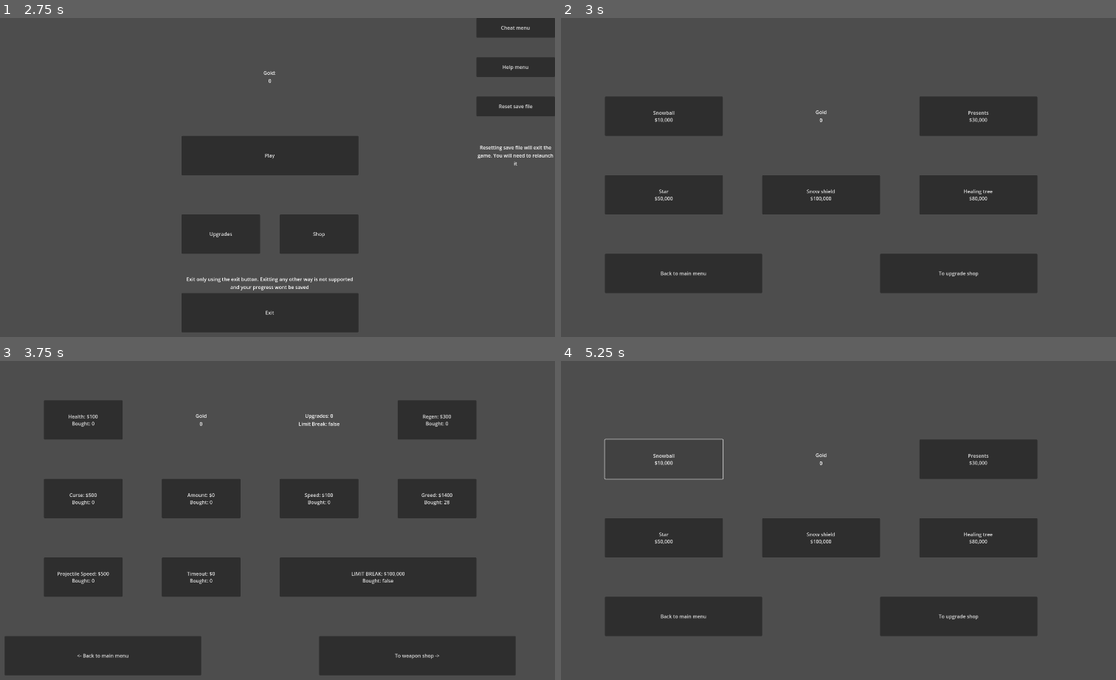
Above: before the commit, frames 1-4 (two rows, left to right).
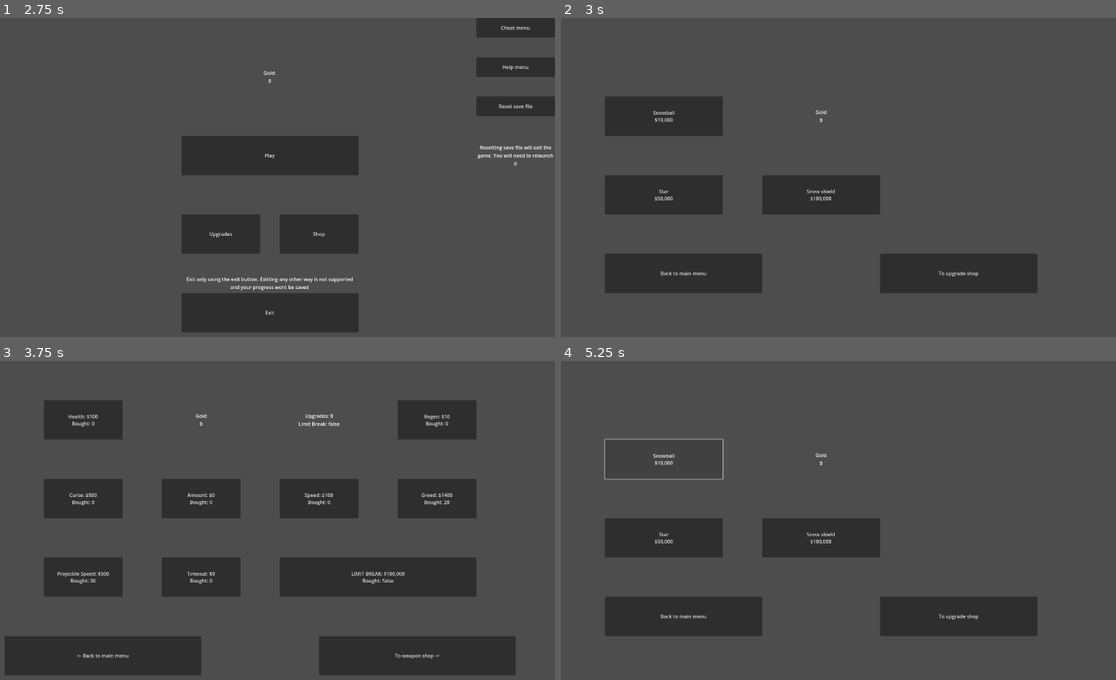
Above: after the commit, the same moments.

Repository: Mohit-Pala/Santa-Survivors
Game: Godot game, scene res://Game/Scenes/Ui/Load Game.tscn
Two runs of this game, one before a commit and one after it. Both use one fixed random seed, a clock stepped at 60 frames per second and the inputs below.
Inputs:
- Up to frame 1 (2.75 s): hold D (Right) 0.53-1.28 s; hold S (Down) 1.28-2.03 s; hold D (Right) from 2.03 s (still down)
- Up to frame 2 (3 s): release D (Right) at 2.75 s; click "Shop" at 2.75 s
- Up to frame 3 (3.75 s): click "To upgrade shop" at 3.5 s
- Up to frame 4 (5.25 s): click "To weapon shop ->" at 4.25 s; click "Snowball $10,000" at 5 s

Frame 1 is identical in both runs. In frame 2, 5.1% of the frame differs, in the area x 64-86%, y 24-62%; in frame 3, less than 0.1%; in frame 4, 5.1%.
Error in both runs: Invalid call. Nonexistent function 'changeLimitBreak' in base 'Node (upgrades.gd)'. (res://Game/Scripts/Ui/Load)

Commit message:
Add files via upload

Diff:
--- a/Game/Scenes/Main/Main.tscn
+++ b/Game/Scenes/Main/Main.tscn
@@ -61,6 +61,7 @@
 [connection signal="timeout" from="Candy" to="." method="_on_candy_timeout"]
 [connection signal="timeout" from="Snowball" to="." method="_on_snowball_timeout"]
 [connection signal="timeout" from="Star" to="." method="_on_star_timeout"]
+[connection signal="timeout" from="Shield" to="." method="_on_shield_timeout"]
 [connection signal="timeout" from="Tree" to="." method="_on_tree_timeout"]
 [connection signal="timeout" from="Regen" to="." method="_on_regen_timeout"]
 [connection signal="timeout" from="Enemy" to="." method="_on_enemy_timeout"]
--- a/Game/Scenes/Ui/Shop Menu.tscn
+++ b/Game/Scenes/Ui/Shop Menu.tscn
@@ -30,6 +30,7 @@
 $10,000"
 
 [node name="Presents" type="Button" parent="."]
+visible = false
 layout_mode = 0
 offset_left = 1280.0
 offset_top = 256.0
@@ -57,6 +58,7 @@
 $100,000"
 
 [node name="Healing tree" type="Button" parent="."]
+visible = false
 layout_mode = 0
 offset_left = 1280.0
 offset_top = 512.0
--- a/Game/Scripts/Enemies/Cookie.gd
+++ b/Game/Scripts/Enemies/Cookie.gd
@@ -6,7 +6,10 @@
 
 func _on_body_entered(body):
 	if(body.is_in_group("Player")):
-		Run.hit()
+		if(Run.snowShieldActive):
+			Run.snowShieldHealth -= 1
+		else:
+			Run.hit()
 		self.queue_free()
 	elif(body.is_in_group("Weapon")):
 		Run.killed()
--- a/Game/Scripts/Enemies/Snowman.gd
+++ b/Game/Scripts/Enemies/Snowman.gd
@@ -9,7 +9,10 @@
 
 func _on_body_entered(body):
 	if(body.is_in_group("Player")):
-		Run.hit()
+		if(Run.snowShieldActive):
+			Run.snowShieldHealth -= 1
+		else:
+			Run.hit()
 		self.queue_free()
 	elif(body.is_in_group("Weapon")):
 		Run.killed()
--- a/Game/Scripts/Global Variables/run.gd
+++ b/Game/Scripts/Global Variables/run.gd
@@ -49,4 +49,5 @@
 	starActive = new
 
 func resetSnowShield():
+	snowShieldActive = false
 	snowShieldHealth = 5 + Upgrades.amount
--- a/Game/Scripts/Global Variables/upgrades.gd
+++ b/Game/Scripts/Global Variables/upgrades.gd
@@ -11,7 +11,7 @@
 var speed = 0
 var greed = 28
 var projectileTimeout = 0
-var projectileSpeed = 0
+var projectileSpeed = 30
 
 # change meta
 func changeUpgrades(num):
--- a/Game/Scripts/Main/Main.gd
+++ b/Game/Scripts/Main/Main.gd
@@ -4,6 +4,7 @@
 var candyTimer
 var snowballTimer
 var treeTimer
+var shieldTimer
 
 # Called when the node enters the scene tree for the first time.
 func _ready():
@@ -11,8 +12,9 @@
 
 	# tree not done
 	treeTimer = 1500
+	shieldTimer = 10
 
-	regenTimer = 25 - (Upgrades.regen * 0.1)
+	regenTimer = 10 - (Upgrades.regen * 0.1)
 	if (regenTimer <= 0):
 		regenTimer = 0.01
 	$Health.max_value = Run.charMaxHealth
@@ -41,6 +43,8 @@
 		$Tree.start(treeTimer)
 	if(Shop.star):
 		$Star.start()
+	if(Shop.snowShield):
+		$Shield.start(shieldTimer)
 
 	print(Upgrades.projectileTimeout)
 	print(candyTimer)
@@ -110,7 +114,11 @@
 func _on_boss_timeout():
 	# stop all enemy timers
 	$Enemy.stop()
-	notify_send("Boss Fight\nKeep your distance")
+	var notif = "Boss Fight\nKeep your distance"
+	if(Shop.snowShield):
+		notif += "\nGrinch ignores armor"
+
+	notify_send(notif)
 	# give 1 second before boss fight
 	await get_tree().create_timer(1).timeout
 
@@ -131,3 +139,9 @@
 	star.position = $Santa.position
 	add_child(star)
 	print("Spawned star")
+
+
+func _on_shield_timeout():
+	print("activating shield")
+	Run.resetSnowShield()
+	Run.snowShieldActive = true
--- a/Game/Scripts/Player/Santa.gd
+++ b/Game/Scripts/Player/Santa.gd
@@ -10,10 +10,14 @@
 		pass
 	else:
 		Run.changeCharPos(tmp.x, tmp.y)
+
 	if(Run.snowShieldActive):
 		$SnowShield.visible = true
 	else:
 		$SnowShield.visible = false
+
+	if(Run.snowShieldHealth <= 0):
+		Run.resetSnowShield()
 
 func _ready():
 	speed = speed
--- a/Game/Scripts/Ui/Upgrades.gd
+++ b/Game/Scripts/Ui/Upgrades.gd
@@ -25,7 +25,7 @@
 
 	# upgrades
 	healthAmt = 100 + Upgrades.health * 10 + Upgrades.upgrades * 30
-	regenAmt = 300 + Upgrades.regen * 10 + Upgrades.upgrades * 30
+	regenAmt = 10 + Upgrades.regen * 10 + Upgrades.upgrades * 10
 	curseAmt = 500 + Upgrades.curse * 10 + Upgrades.upgrades * 10
 	amountAmt = 0 + Upgrades.amount * 50 + Upgrades.upgrades * 50
 	speedAmt = 100 + Upgrades.speed * 10 + Upgrades.upgrades * 30
Not shown, changed: README.md
